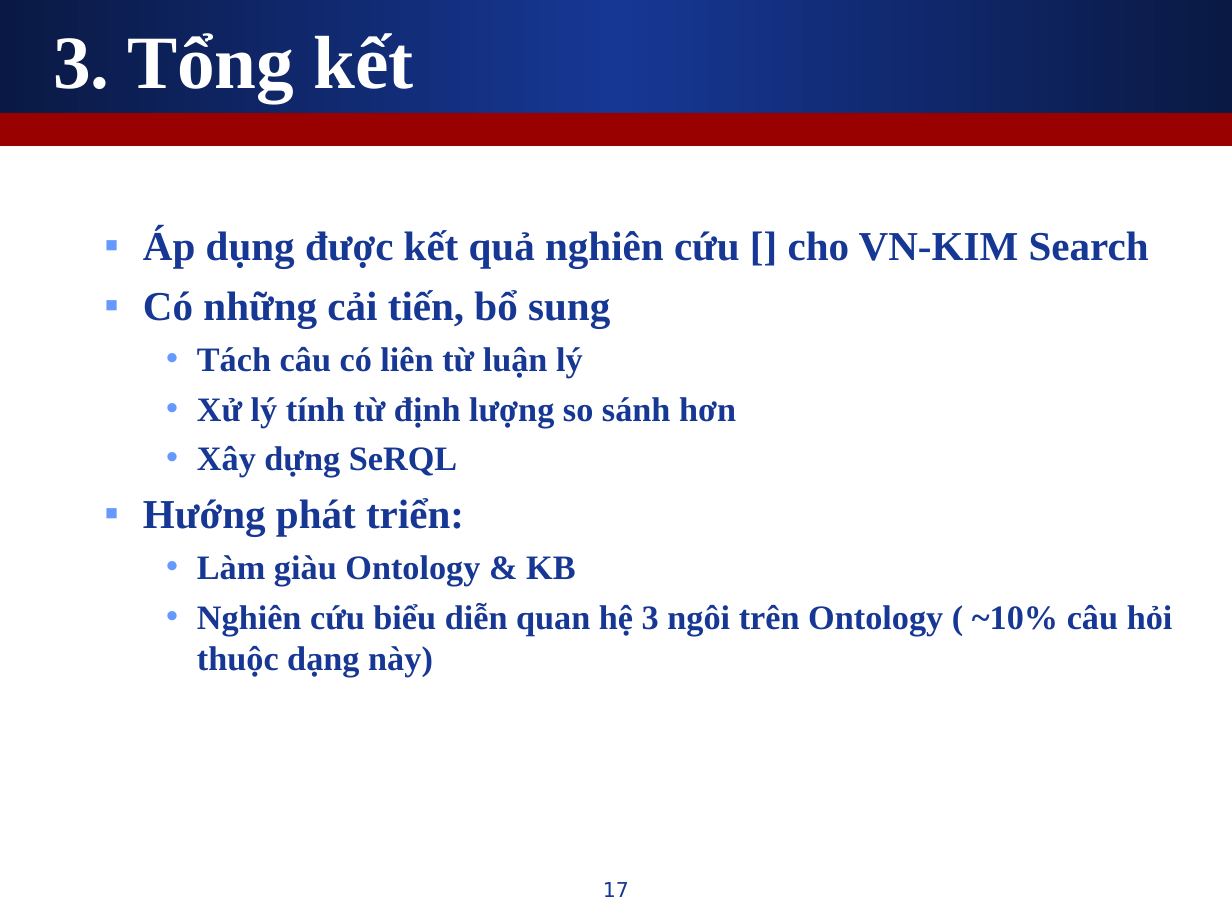
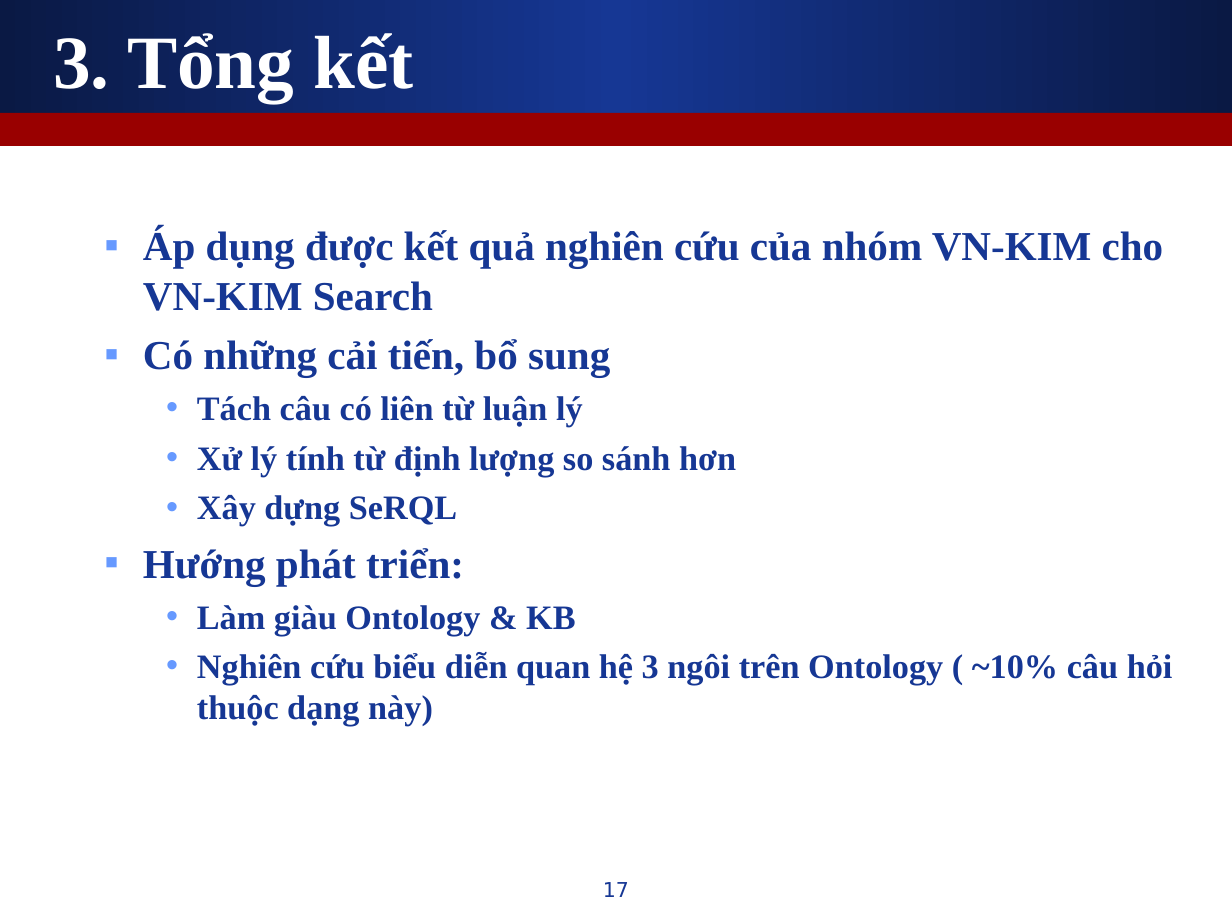
Before and after one commit to leaderwing/kt-kimres, a slide deck: slide 17 of note/[Thesis] Presentation.ppt. Drawn at 1232x924 pixels with LibreOffice and Linux fonts; fonts in the diff are those of the drawing. Boxes give left, top, right and bottom in pixels: in the first picture for what was removed or moved away, otherwise in the second. Text is boxed around its words. In the diff, an @@ line names an element or a change of style, - is before the commit and + after.

```diff
--- a/note/[Thesis] Presentation.ppt
+++ b/note/[Thesis] Presentation.ppt
@@ text at (143,228,1164,311): text changed @@
-  ▪ Áp dụng được kết quả nghiên cứu [] cho VN-KIM Search
+  ▪ Áp dụng được kết quả nghiên cứu của nhóm VN-KIM cho VN-KIM Search
```
